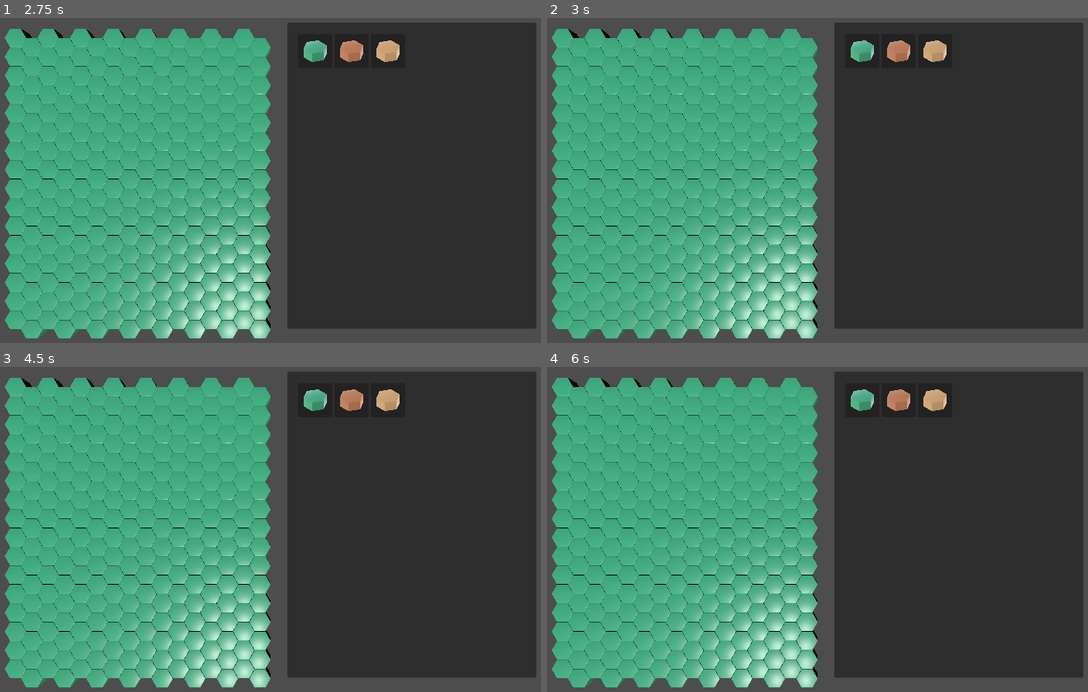
Above: before the commit, frames 1-4 (two rows, left to right).
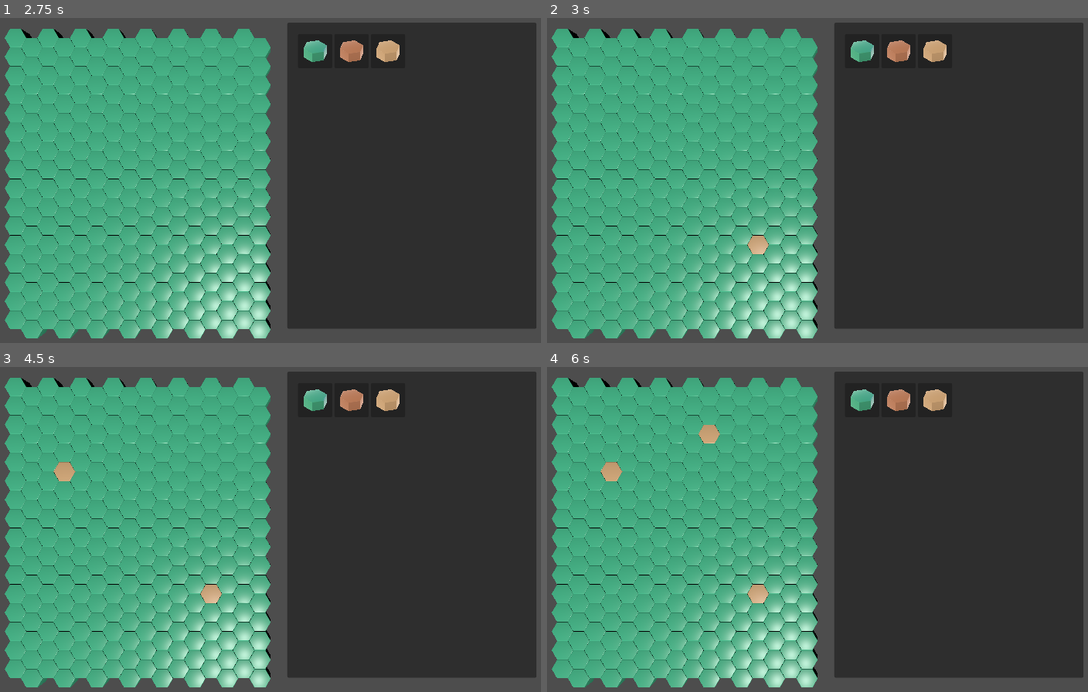
Above: after the commit, the same moments.

Repository: Abdulla-binissa/Crowdcrow
Game: Godot game, scene res://scenes/level_editor/level_editor.tscn
The game is run twice, just before and just after one commit, with the same random seed, the same clock (stepped at 60 frames per second) and the same inputs. The project has no main scene, so this scene is started directly.
Inputs (mouse positions are in pixels of both pictures, inside the frame that each line leads up to):
- Up to frame 1 (2.75 s): tap Enter at 0.5, 2 s; move the mouse to (313, 50) at 0.52 s; click (313, 50) at 0.67 s; tap Space at 1.25 s; move the mouse to (351, 50) at 1.27 s; click (351, 50) at 1.42 s; move the mouse to (389, 50) at 2.02 s; click (389, 50) at 2.17 s
- Up to frame 2 (3 s): tap Space at 2.75 s; move the mouse to (768, 248) at 2.77 s; click (768, 248) at 2.92 s
- Up to frame 3 (4.5 s): tap Enter at 3.5 s; move the mouse to (438, 581) at 3.52 s; click (438, 581) at 3.67 s; tap Space at 4.25 s; move the mouse to (64, 477) at 4.27 s; click (64, 477) at 4.42 s
- Up to frame 4 (6 s): move the mouse to (828, 529) at 5.02 s; click (828, 529) at 5.17 s; move the mouse to (703, 441) at 5.77 s; click (703, 441) at 5.92 s

Frame 1 is identical in both runs. In frame 2, 0.2% of the frame differs, in the area x 37-41%, y 66-73%; in frame 3, 0.3%; in frame 4, 0.5%, in the area x 9-41%, y 17-73%.

Commit message:
Update _hex_grid_tile_selected function
- Function will now replace the id on the selected tile in hex_grid_data
base on the selected_tile_id variable. It will then call update_hex_grid
with the hex_grid_data as argument

Diff:
--- a/scenes/level_editor/level_editor.gd
+++ b/scenes/level_editor/level_editor.gd
@@ -1,4 +1,6 @@
 extends Node3D
+
+@export var hex_grid_data: HexGridData
 
 var selected_tile_id := 1
 
@@ -20,8 +22,11 @@
 	selected_tile_id = tile_id
 	print("Tile selected with ID: %d" % tile_id)
 
-func _hex_grid_tile_selected(tile):
+func _hex_grid_tile_selected(tile: Tile):
 	print("Tile at coordinates ", tile.coordinates, " clicked")
+	hex_grid_data.grid_dict[tile.coordinates]['id'] = selected_tile_id # Replace the ID
+	_update_hex_grid(hex_grid_data)
+
 
 func _update_hex_grid(data: HexGridData):
 	hex_grid.generate_grid(data)
--- a/scenes/level_editor/level_editor.tscn
+++ b/scenes/level_editor/level_editor.tscn
@@ -1,11 +1,13 @@
-[gd_scene load_steps=4 format=3 uid="uid://wc8ya1yh1vqu"]
+[gd_scene load_steps=5 format=3 uid="uid://wc8ya1yh1vqu"]
 
 [ext_resource type="Script" path="res://scenes/level_editor/level_editor.gd" id="1_4nh8c"]
 [ext_resource type="PackedScene" uid="uid://cn4m0h1o7v1tc" path="res://scenes/level_editor/hex_grid.tscn" id="1_hhaeo"]
 [ext_resource type="PackedScene" uid="uid://doquj8p7vup0e" path="res://scenes/level_editor/selection_window.tscn" id="2_000xt"]
+[ext_resource type="Resource" uid="uid://brgvel4kxldda" path="res://data/level_1_map.tres" id="3_tqcbn"]
 
 [node name="LevelEditor" type="Node3D"]
 script = ExtResource("1_4nh8c")
+hex_grid_data = ExtResource("3_tqcbn")
 
 [node name="HexGrid" parent="." instance=ExtResource("1_hhaeo")]
 transform = Transform3D(1, 0, 0, 0, 1, 0, 0, 0, 1, -25, 0, -15)
--- a/scenes/level_editor/tile.gd
+++ b/scenes/level_editor/tile.gd
@@ -9,7 +9,7 @@
 	3: preload("res://assets/tiles/hex_sand.glb"),
 }
 
-var coordinates := Vector2.ZERO
+var coordinates := Vector2i.ZERO
 var tile_id := 1
 
 @onready var model = $Model
